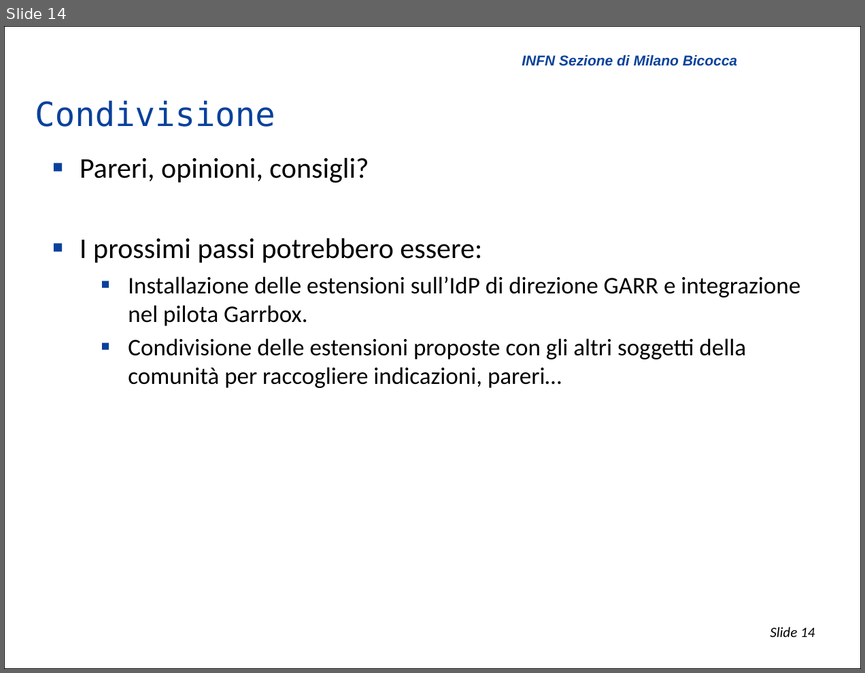
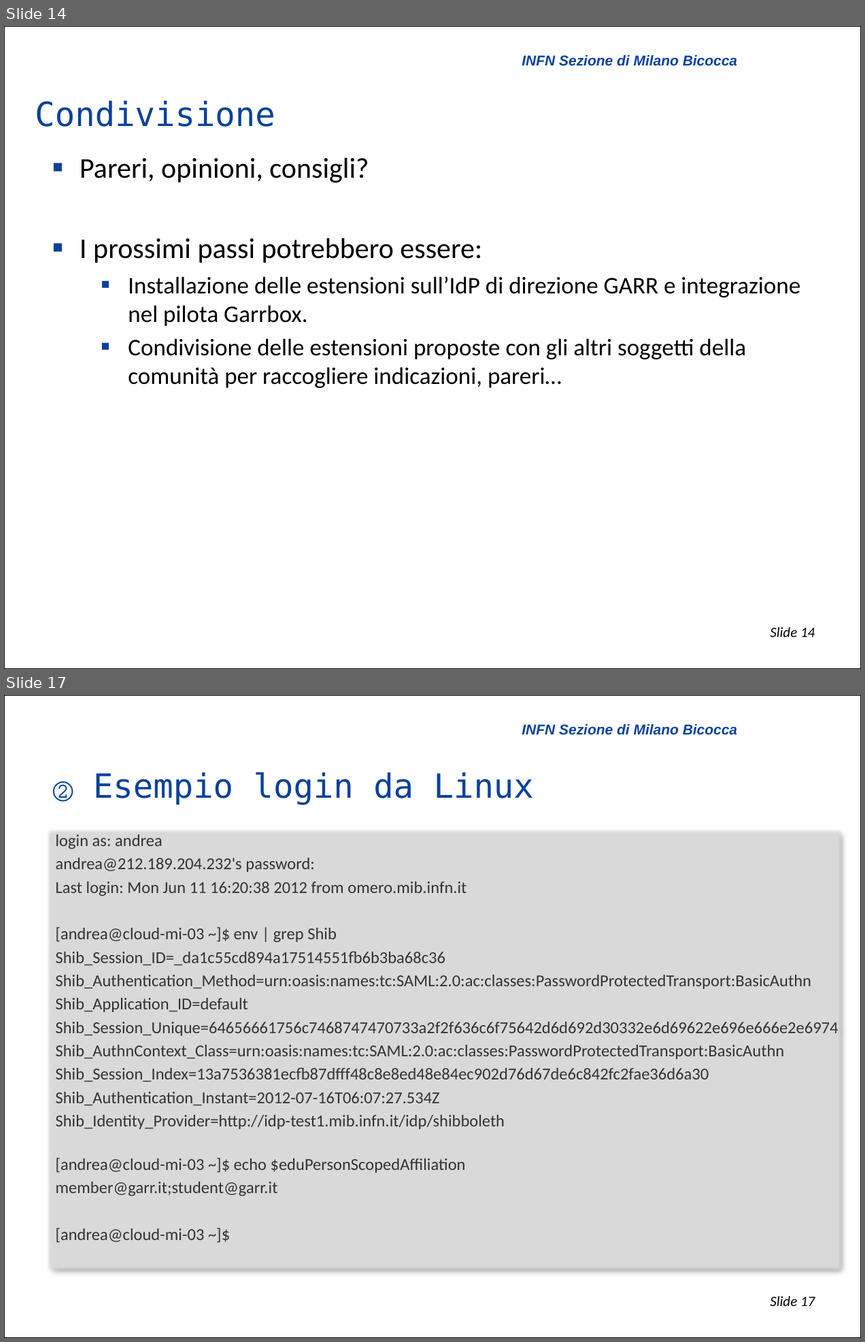
Before and after one commit to biancini/Shibboleth-Authentication, a slide deck: ShibbolethExtensions.pptx. Shown one above the other, each under a label of ours: slide 14 before the commit, slides 14 and 17 after it; the slides between them are not shown. The pictures are 865x673 and 865x1342 pixels, drawn with LibreOffice and Linux fonts; fonts in the diff are those of the drawing; background and template pictures are left out. Boxes give left, top, right and bottom in pixels: in the first picture for what was removed or moved away, otherwise in the second. Text is boxed around its words. In the diff, an @@ line names an element or a change of style, - is before the commit and + after.

```diff
--- a/ShibbolethExtensions.pptx
+++ b/ShibbolethExtensions.pptx
@@ slide 17 added at (4, 695, 861, 1338), background #FFFFFF; not listed: 3 template elements that a slide beside it also shows @@
@@ title added at (53, 772, 534, 805), 28 pt, text #0A419B @@
+② Esempio login da Linux
@@ text added at (47, 830, 843, 1272), fill #D9D9D9, 14 pt, text #333333 @@
+  login as: andrea
+  andrea@212.189.204.232's password:
+  Last login: Mon Jun 11 16:20:38 2012 from omero.mib.infn.it
+  [andrea@cloud-mi-03 ~]$ env | grep Shib
+  Shib_Session_ID=_da1c55cd894a17514551fb6b3ba68c36
+  Shib_Authentication_Method=urn:oasis:names:tc:SAML:2.0:ac:classes:PasswordProtectedTransport:BasicAuthn
+  Shib_Application_ID=default
+  Shib_Session_Unique=64656661756c7468747470733a2f2f636c6f75642d6d692d30332e6d69622e696e666e2e6974
+  Shib_AuthnContext_Class=urn:oasis:names:tc:SAML:2.0:ac:classes:PasswordProtectedTransport:BasicAuthn
+  Shib_Session_Index=13a7536381ecfb87dfff48c8e8ed48e84ec902d76d67de6c842fc2fae36d6a30
+  Shib_Authentication_Instant=2012-07-16T06:07:27.534Z
+  Shib_Identity_Provider=http://idp-test1.mib.infn.it/idp/shibboleth
+  [andrea@cloud-mi-03 ~]$ echo $eduPersonScopedAffiliation
+  member@garr.it;student@garr.it
+  [andrea@cloud-mi-03 ~]$
```
Also in this commit, not shown: 3 other slides added.
